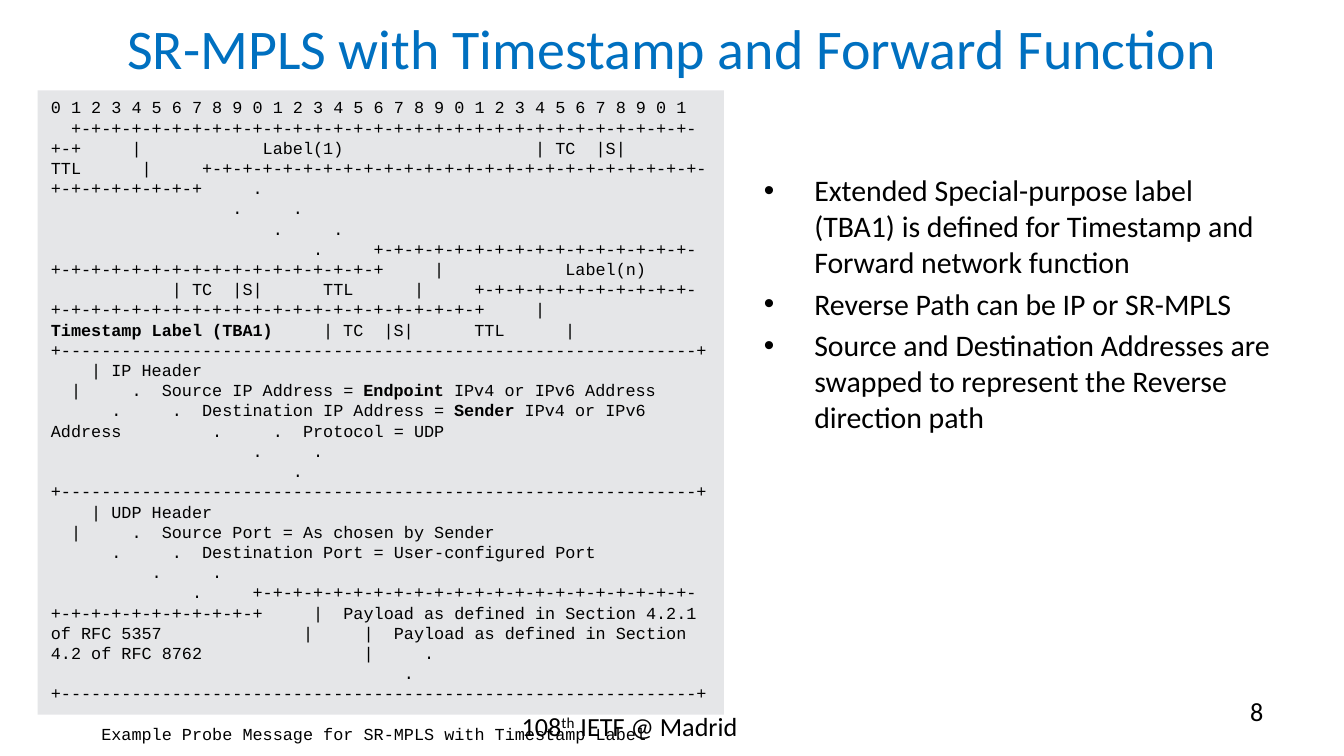
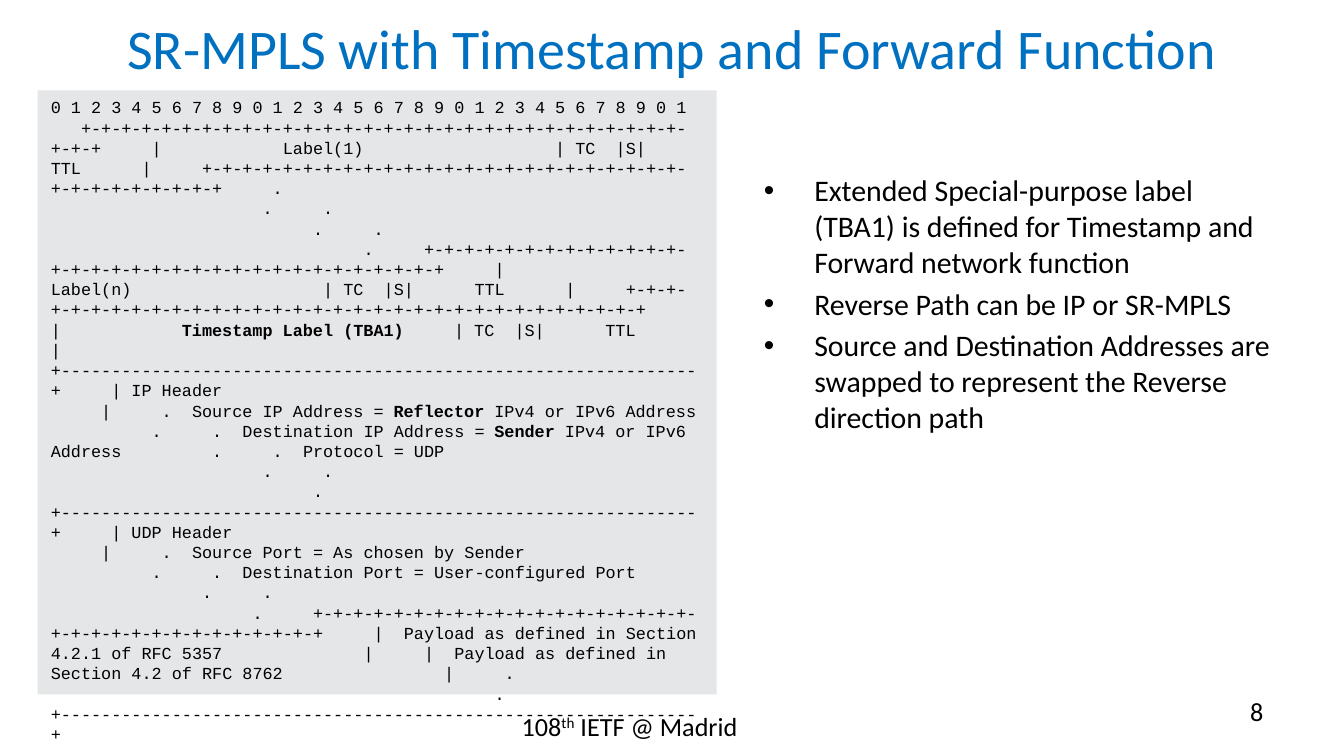
Before and after one commit to rakgandhi/ietf-slides, a slide deck: slide 8 of draft-gandhi-spring-sr-enhanced-plm-01.pptx. Drawn at 1344x756 pixels with LibreOffice and Linux fonts; fonts in the diff are those of the drawing. Boxes give left, top, right and bottom in pixels: in the first picture for what was removed or moved away, otherwise in the second. Text is boxed around its words. In the diff, an @@ line names an element or a change of style, - is before the commit and + after.

```diff
--- a/draft-gandhi-spring-sr-enhanced-plm-01.pptx
+++ b/draft-gandhi-spring-sr-enhanced-plm-01.pptx
@@ rectangle "0 1 2 3 4 ...": place and size @@
-rectangle "0 1 2 3 4 ..." at (38,90,724,714)
+rectangle "0 1 2 3 4 ..." at (38,90,716,694)
@@ text in rectangle at (51,101,697,679): text changed @@
-0 1 2 3 4 5 6 7 8 9 0 1 2 3 4 5 6 7 8 9 0 1 2 3 4 5 6 7 8 9 0 1 +-+-+-+-+-+-+-+-+-+-+-+-+-+-+-+-+-+-+-+-+-+-+-+-+-+-+-+-+-+-+-+-+ | Label(1) | TC |S| TTL | +-+-+-+-+-+-+-+-+-+-+-+-+-+-+-+-+-+-+-+-+-+-+-+-+-+-+-+-+-+-+-+-+ . . . . . . +-+-+-+-+-+-+-+-+-+-+-+-+-+-+-+-+-+-+-+-+-+-+-+-+-+-+-+-+-+-+-+-+ | Label(n) | TC |S| TTL | +-+-+-+-+-+-+-+-+-+-+-+-+-+-+-+-+-+-+-+-+-+-+-+-+-+-+-+-+-+-+-+-+ | Timestamp Label (TBA1) | TC |S| TTL | +---------------------------------------------------------------+ | IP Header | . Source IP Address = Endpoint IPv4 or IPv6 Address . . Destination IP Address = Sender IPv4 or IPv6 Address . . Protocol = UDP . . . +---------------------------------------------------------------+ | UDP Header | . Source Port = As chosen by Sender . . Destination Port = User-configured Port . . . +-+-+-+-+-+-+-+-+-+-+-+-+-+-+-+-+-+-+-+-+-+-+-+-+-+-+-+-+-+-+-+-+ | Payload as defined in Section 4.2.1 of RFC 5357 | | Payload as defined in Section 4.2 of RFC 8762 | . . +---------------------------------------------------------------+
+0 1 2 3 4 5 6 7 8 9 0 1 2 3 4 5 6 7 8 9 0 1 2 3 4 5 6 7 8 9 0 1 +-+-+-+-+-+-+-+-+-+-+-+-+-+-+-+-+-+-+-+-+-+-+-+-+-+-+-+-+-+-+-+-+ | Label(1) | TC |S| TTL | +-+-+-+-+-+-+-+-+-+-+-+-+-+-+-+-+-+-+-+-+-+-+-+-+-+-+-+-+-+-+-+-+ . . . . . . +-+-+-+-+-+-+-+-+-+-+-+-+-+-+-+-+-+-+-+-+-+-+-+-+-+-+-+-+-+-+-+-+ | Label(n) | TC |S| TTL | +-+-+-+-+-+-+-+-+-+-+-+-+-+-+-+-+-+-+-+-+-+-+-+-+-+-+-+-+-+-+-+-+ | Timestamp Label (TBA1) | TC |S| TTL | +---------------------------------------------------------------+ | IP Header | . Source IP Address = Reflector IPv4 or IPv6 Address . . Destination IP Address = Sender IPv4 or IPv6 Address . . Protocol = UDP . . . +---------------------------------------------------------------+ | UDP Header | . Source Port = As chosen by Sender . . Destination Port = User-configured Port . . . +-+-+-+-+-+-+-+-+-+-+-+-+-+-+-+-+-+-+-+-+-+-+-+-+-+-+-+-+-+-+-+-+ | Payload as defined in Section 4.2.1 of RFC 5357 | | Payload as defined in Section 4.2 of RFC 8762 | . . +---------------------------------------------------------------+
```
Also in this commit, not shown: 2 other slides changed, 1 other file.
